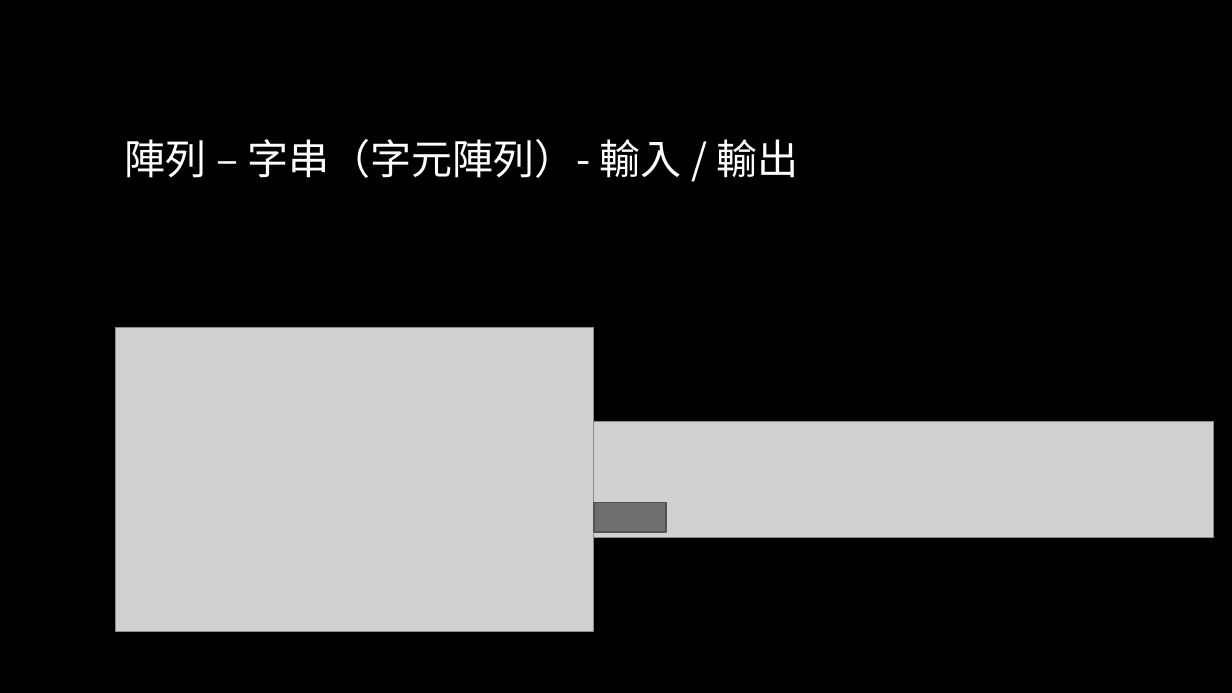
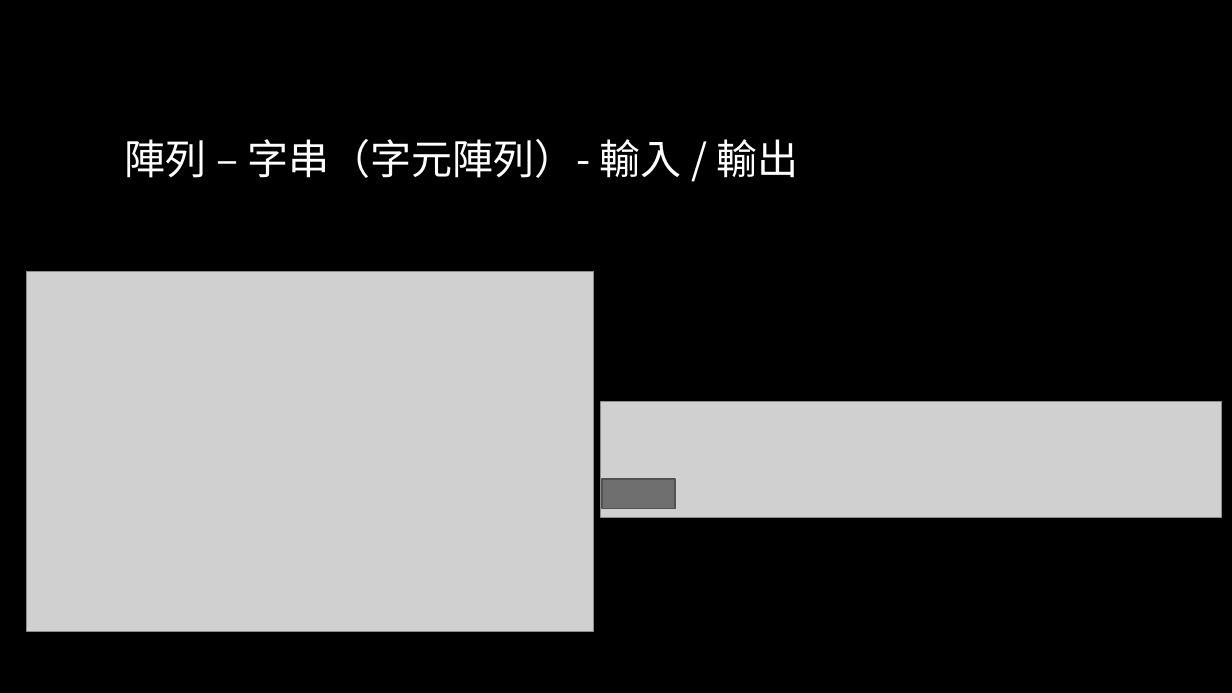
Before and after one commit to liuutin9/2023_summer_camp, a slide deck: slide 27 of 電機_C_Day_2.pptx (slide 26 before the commit). Drawn at 1232x693 pixels with LibreOffice and Linux fonts; fonts in the diff are those of the drawing; grey boxes stand for pictures; background and template pictures are left out. Boxes give left, top, right and bottom in pixels: in the first picture for what was removed or moved away, otherwise in the second. Text is boxed around its words. In the diff, an @@ line names an element or a change of style, - is before the commit and + after.

```diff
--- a/電機_C_Day_2.pptx
+++ b/電機_C_Day_2.pptx
@@ picture: place and size @@
-picture at box(116, 328, 594, 632)
+picture at box(27, 272, 593, 632)
@@ picture: place and size @@
-picture at box(593, 421, 1214, 538)
+picture at box(601, 401, 1221, 518)
@@ rectangle: place and size @@
-rectangle at box(593, 503, 666, 532)
+rectangle at box(603, 480, 676, 509)
```
Also in this commit, not shown: 1 other slide changed, 3 slides added.
